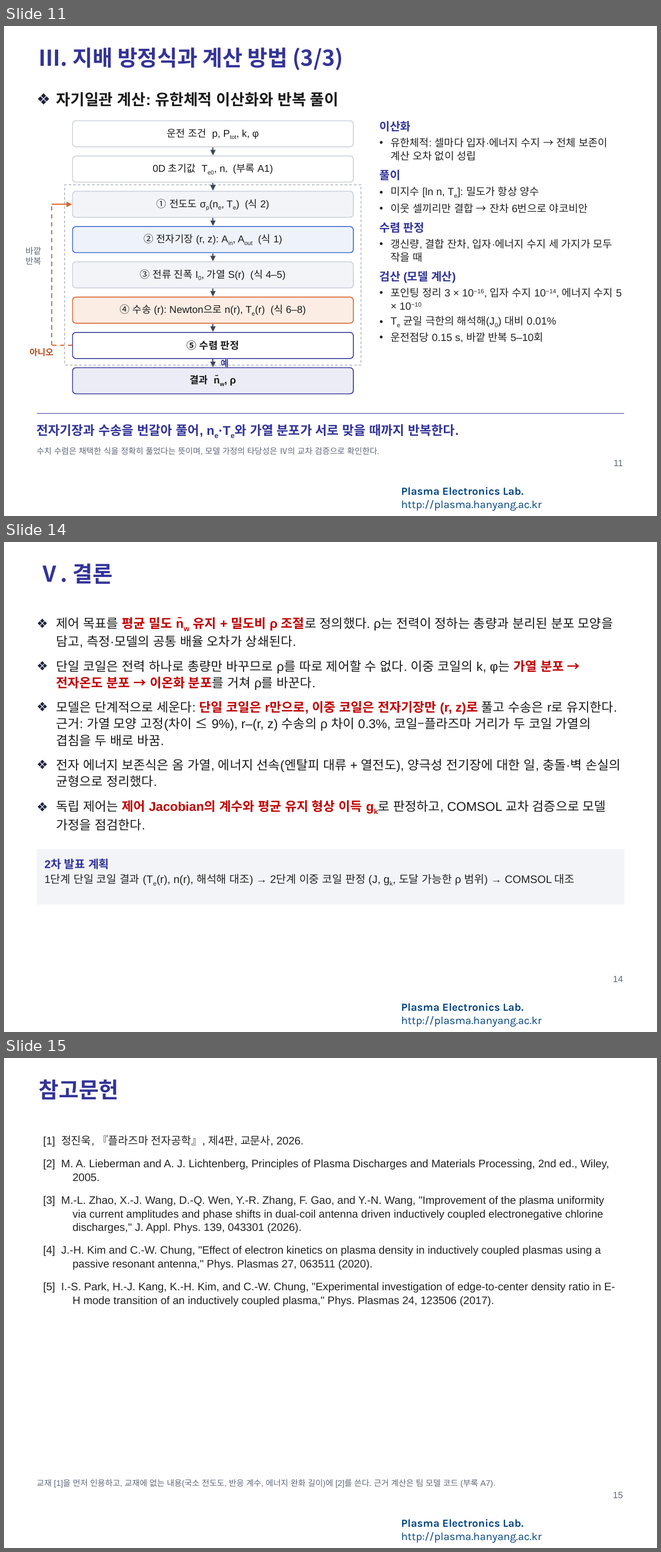
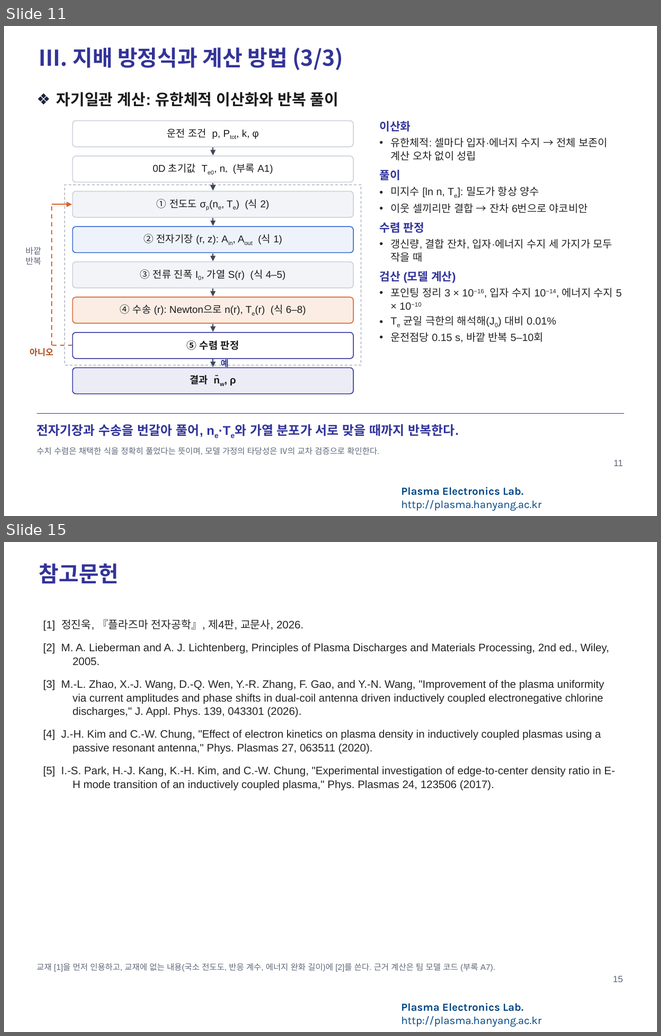
Before and after one commit to garlicjam-pyo/plasma, a slide deck: presentations/1차발표_피드백반영판.pptx. Shown one above the other, each under a label of ours: slides 11, 14 and 15 before the commit, slides 11 and 15 after it; the slides between them are not shown. The pictures are 661x1552 and 661x1036 pixels, drawn with LibreOffice and Linux fonts; fonts in the diff are those of the drawing; background and template pictures are left out. Boxes give left, top, right and bottom in pixels: in the first picture for what was removed or moved away, otherwise in the second. Text is boxed around its words. In the diff, an @@ line names an element or a change of style, - is before the commit and + after.

```diff
--- a/presentations/1차발표_피드백반영판.pptx
+++ b/presentations/1차발표_피드백반영판.pptx
@@ slide 14 removed at [4,542,657,1032], background #FFFFFF; not listed: 1 template element that a slide beside it also shows @@
@@ title removed at [39,563,113,584] @@
-Ⅴ. 결론
@@ text removed at [56,617,620,830] @@
-❖ 제어 목표를 평균 밀도 n̄w 유지 + 밀도비 ρ 조절로 정의했다. ρ는 전력이 정하는 총량과 분리된 분포 모양을 담고, 측정·모델의 공통 배율 오차가 상쇄된다.
-❖ 단일 코일은 전력 하나로 총량만 바꾸므로 ρ를 따로 제어할 수 없다. 이중 코일의 k, φ는 가열 분포 → 전자온도 분포 → 이온화 분포를 거쳐 ρ를 바꾼다.
-❖ 모델은 단계적으로 세운다: 단일 코일은 r만으로, 이중 코일은 전자기장만 (r, z)로 풀고 수송은 r로 유지한다. 근거: 가열 모양 고정(차이 ≤ 9%), r–(r, z) 수송의 ρ 차이 0.3%, 코일–플라즈마 거리가 두 코일 가열의 겹침을 두 배로 바꿈.
-❖ 전자 에너지 보존식은 옴 가열, 에너지 선속(엔탈피 대류 + 열전도), 양극성 전기장에 대한 일, 충돌·벽 손실의 균형으로 정리했다.
-❖ 독립 제어는 제어 Jacobian의 계수와 평균 유지 형상 이득 gk로 판정하고, COMSOL 교차 검증으로 모델 가정을 점검한다.
@@ rectangle removed at [37,849,624,905] @@
-2차 발표 계획
-1단계 단일 코일 결과 (Te(r), n(r), 해석해 대조) → 2단계 이중 코일 판정 (J, gk, 도달 가능한 ρ 범위) → COMSOL 대조
@@ page number removed at [613,976,623,982] @@
-14
```
Also in this commit, not shown: 13 slides changed, 2 slides added, 15 other files.
